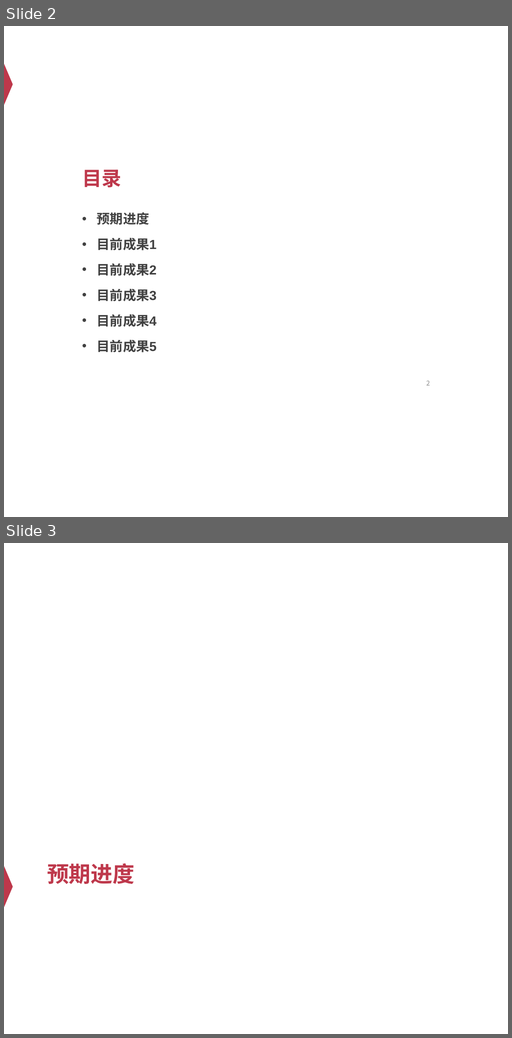
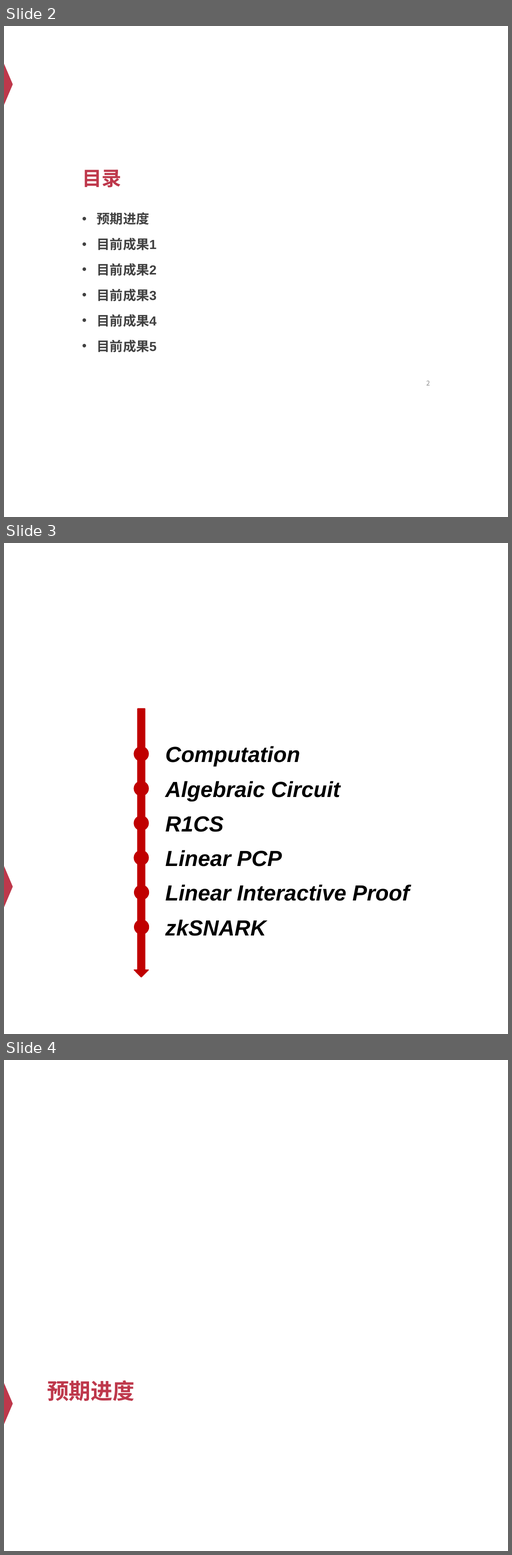
Before and after one commit to Ash1sc/R1CS-normal-form-generator, a slide deck: meeting_docs/中期答辩/中期答辩PPT [自动保存的].pptx. Shown one above the other, each under a label of ours: slides 2 and 3 before the commit, slides 2, 3 and 4 after it. The pictures are 512x1038 and 512x1555 pixels, drawn with LibreOffice and Linux fonts; fonts in the diff are those of the drawing. Boxes give left, top, right and bottom in pixels: in the first picture for what was removed or moved away, otherwise in the second. Text is boxed around its words. In the diff, an @@ line names an element or a change of style, - is before the commit and + after.

```diff
--- a/meeting_docs/中期答辩/中期答辩PPT [自动保存的].pptx
+++ b/meeting_docs/中期答辩/中期答辩PPT [自动保存的].pptx
@@ slide 3 added at [4,543,508,1034], background #FFFFFF; not listed: 1 template element that a slide beside it also shows @@
@@ down arrow added at [134,709,148,977], fill #C00000, outline #C00000 2 pt @@
@@ ellipse added at [134,747,148,761], fill #C00000, outline #C00000 2 pt @@
@@ text added at [166,746,300,767], 48 pt, text #000000, bold, italic @@
+Computation
@@ ellipse added at [134,781,148,795], fill #C00000, outline #C00000 2 pt @@
@@ text added at [166,781,340,801], 48 pt, text #000000, bold, italic @@
+Algebraic Circuit
@@ ellipse added at [134,816,148,831], fill #C00000, outline #C00000 2 pt @@
@@ text added at [166,816,224,832], 48 pt, text #000000, bold, italic @@
+R1CS
@@ ellipse added at [134,851,148,865], fill #C00000, outline #C00000 2 pt @@
@@ text added at [166,850,282,867], 48 pt, text #000000, bold, italic @@
+Linear PCP
@@ ellipse added at [134,885,148,899], fill #C00000, outline #C00000 2 pt @@
@@ text added at [166,885,410,901], 48 pt, text #000000, bold, italic @@
+Linear Interactive Proof
@@ ellipse added at [134,920,148,934], fill #C00000, outline #C00000 2 pt @@
@@ text added at [166,919,266,936], 48 pt, text #000000, bold, italic @@
+zkSNARK
@@ what was slide 3 is now slide 4 @@
```
Also in this commit, not shown: 19 other files.
